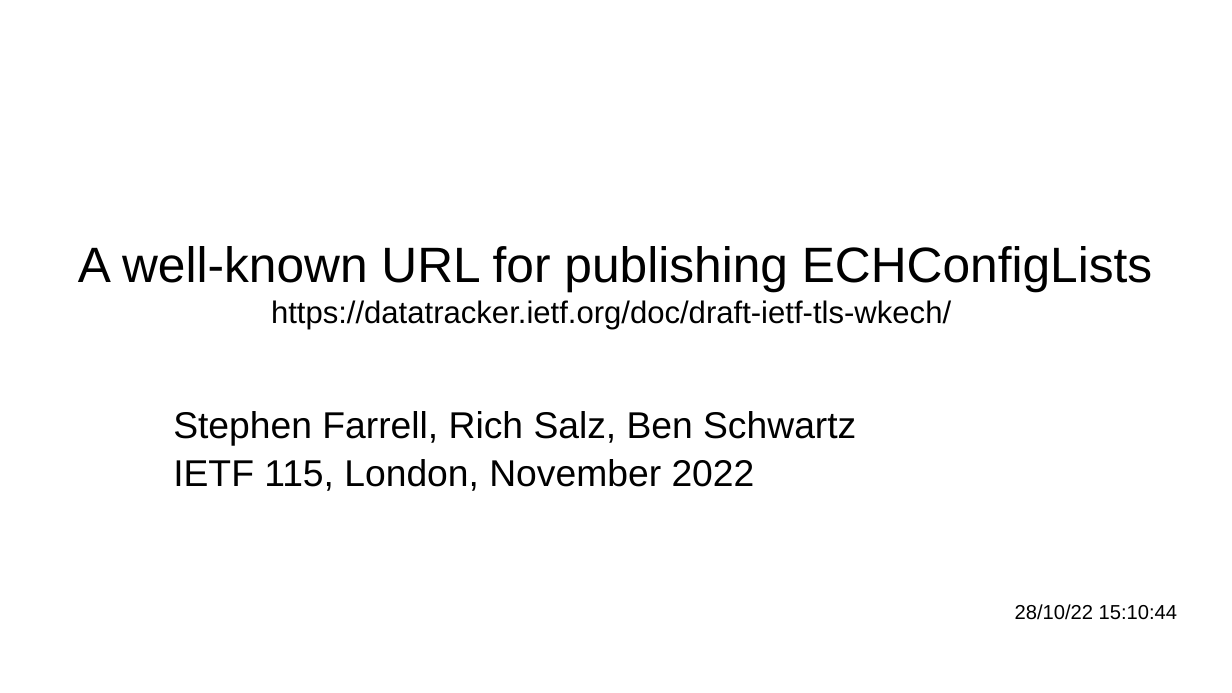
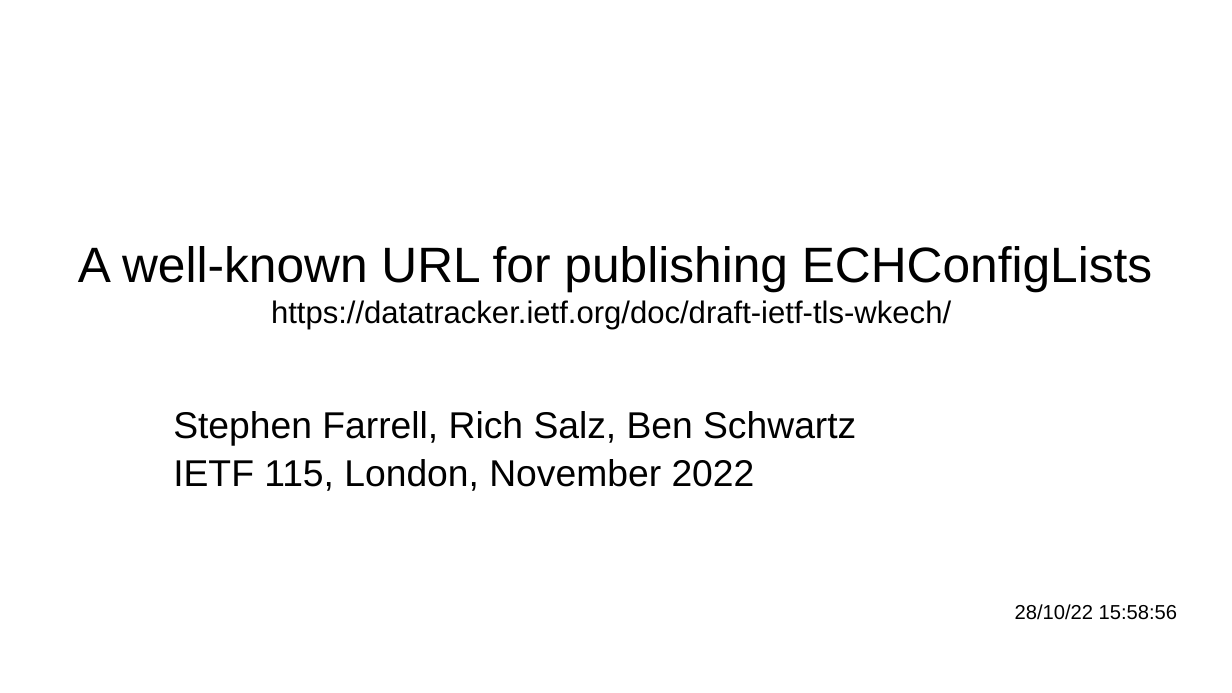
Before and after one commit to sftcd/wkesni, a slide deck: slide 1 of wkech-115-slides.odp. Drawn at 1232x693 pixels with LibreOffice and Linux fonts; fonts in the diff are those of the drawing. Boxes give left, top, right and bottom in pixels: in the first picture for what was removed or moved away, otherwise in the second. Text is boxed around its words. In the diff, an @@ line names an element or a change of style, - is before the commit and + after.

```diff
--- a/wkech-115-slides.odp
+++ b/wkech-115-slides.odp
@@ text at (1015,604,1177,620): text changed @@
-28/10/22 15:10:44
+28/10/22 15:58:56
```
Also in this commit, not shown: 2 other slides changed, 1 other file.
